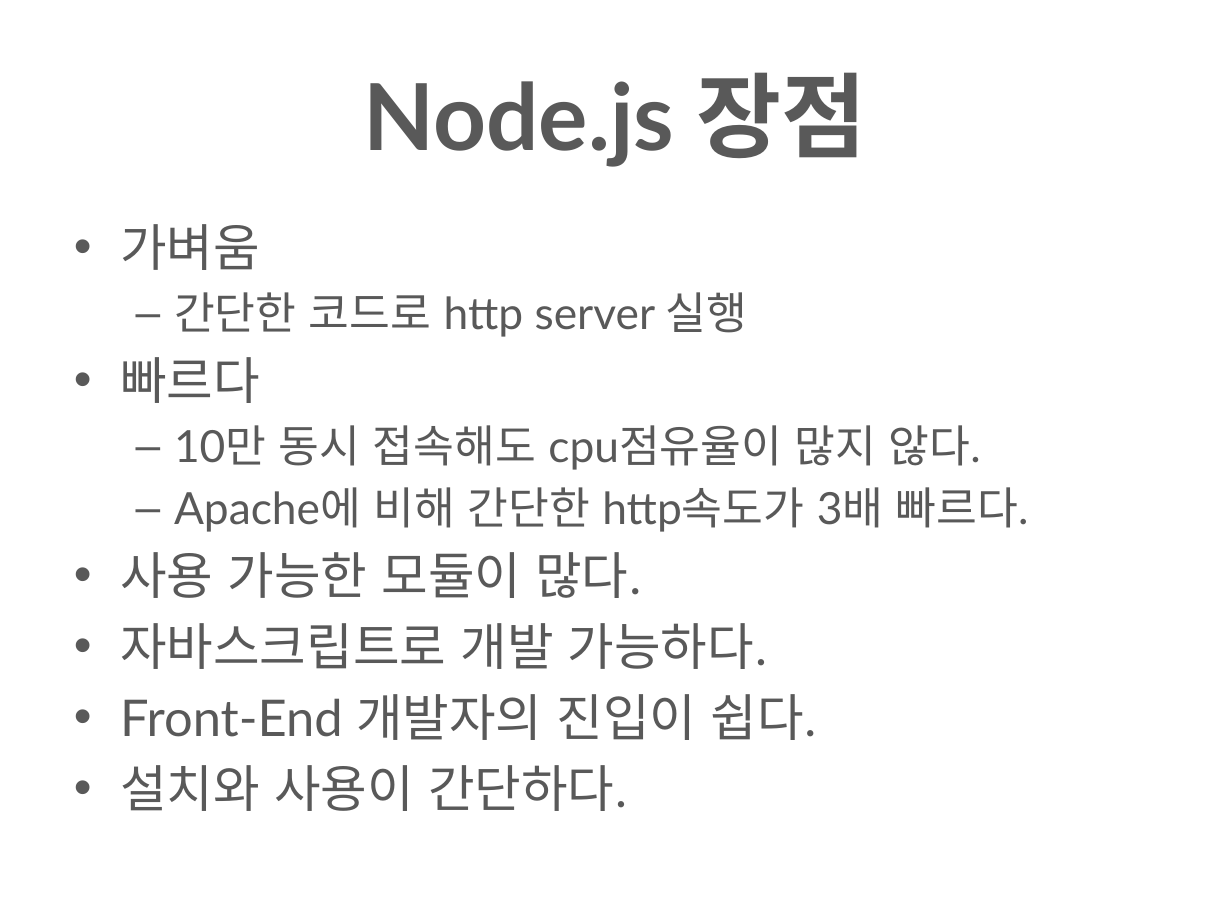
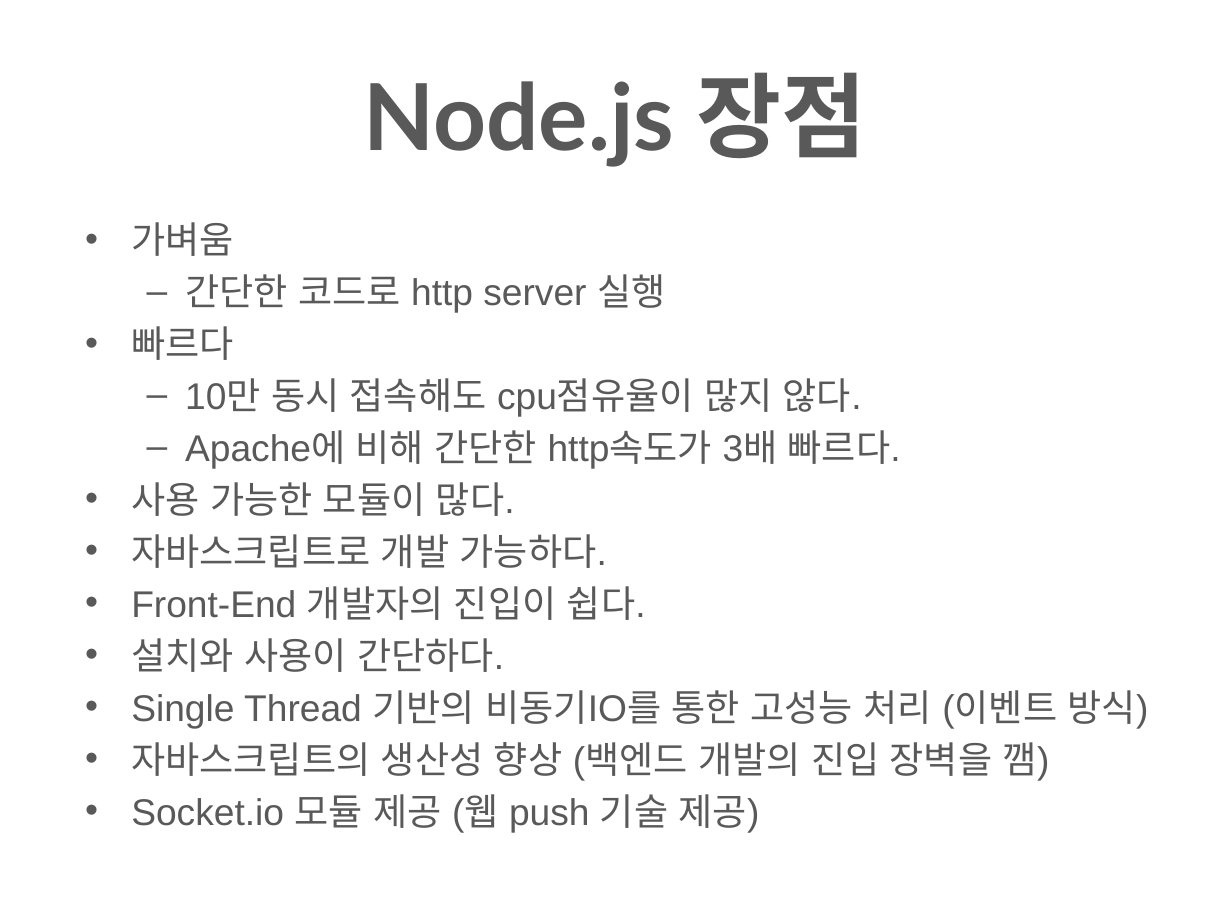
Before and after one commit to sinrim10/NodeStudy, a slide deck: slide 32 of nodestudy-1/Node.pptx (slide 29 before the commit). Drawn at 1232x924 pixels with LibreOffice and Linux fonts; fonts in the diff are those of the drawing; background and template pictures are left out. Boxes give left, top, right and bottom in pixels: in the first picture for what was removed or moved away, otherwise in the second. Text is boxed around its words. In the diff, an @@ line names an element or a change of style, - is before the commit and + after.

```diff
--- a/nodestudy-1/Node.pptx
+++ b/nodestudy-1/Node.pptx
@@ text "가벼움": place and size @@
-text "가벼움" at [120, 224, 1029, 811]
+text "가벼움" at [131, 222, 1149, 833]
@@ text at [131, 222, 901, 672]: size 29.6 to 21.7 pt in "가벼움", "빠르다", "사용 가능한 모듈이 많다.", "자바스크립트로 개발 가능하다." and 2 more places; font Lato to Arial in "가벼움", "간단한 코드로 http server 실행", "빠르다", "10만 동시 접속해도 cpu점유율이 많지 않다." and 5 more places; size 25.9 to 21.7 pt in "간단한 코드로 http server 실행", "10만 동시 접속해도 cpu점유율이 많지 않다.", "Apache에 비해 간단한 http속도가 3배 빠르다."; less space between paragraphs @@
@@ text at [131, 690, 1149, 833]: paragraphs added @@
+• Single Thread 기반의 비동기IO를 통한 고성능 처리 (이벤트 방식)
+• 자바스크립트의 생산성 향상 (백엔드 개발의 진입 장벽을 깸)
+• Socket.io 모듈 제공 (웹 push 기술 제공)
```
Also in this commit, not shown: 1 other slide changed, 3 slides added.
